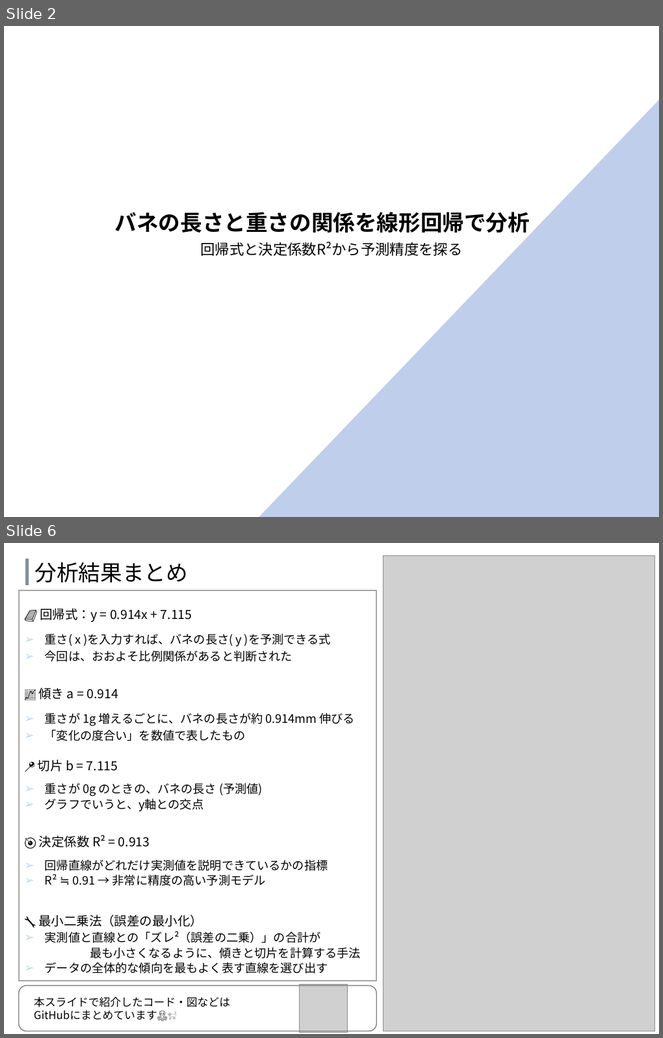
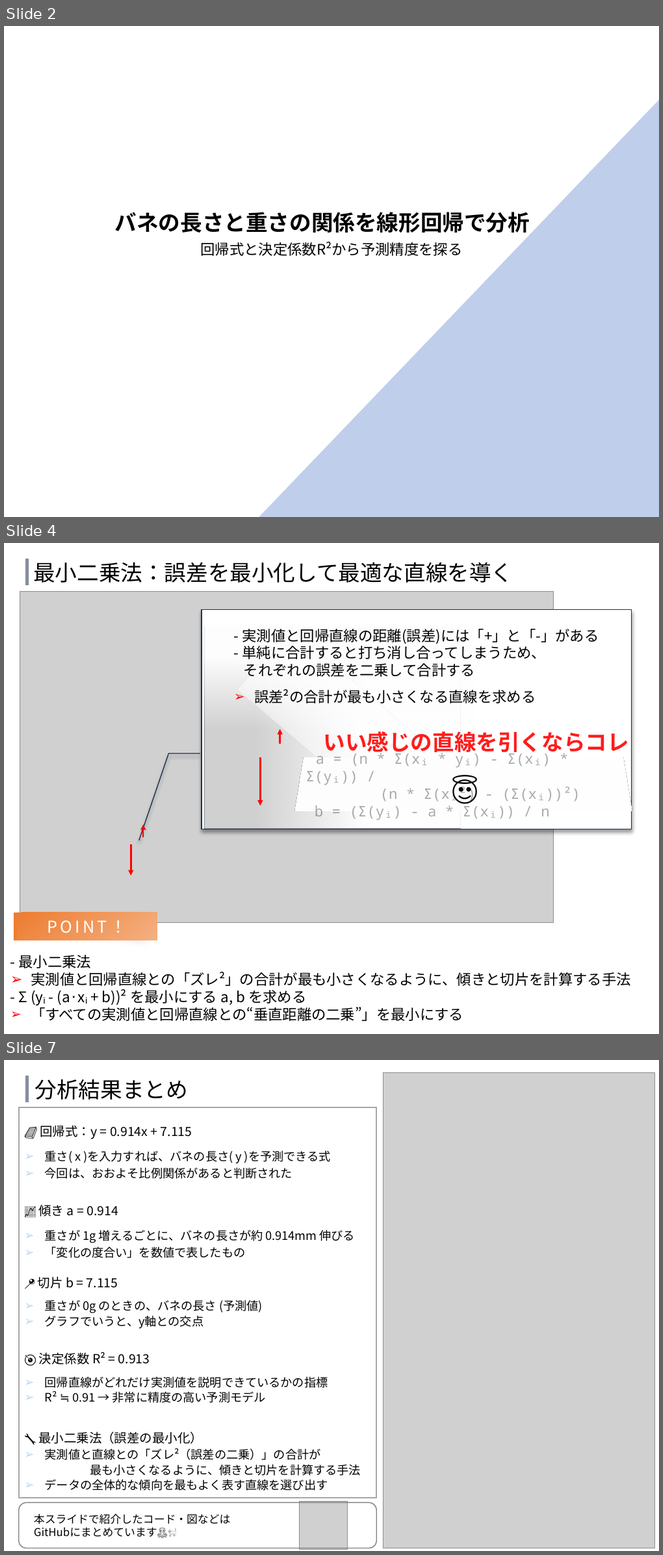
Before and after one commit to Yoshi-ystk/spring-regression-demo, a slide deck: slides/spring_regression.pptx. Shown one above the other, each under a label of ours: slides 2 and 6 before the commit, slides 2, 4 and 7 after it; the slides between them are not shown. The pictures are 663x1038 and 663x1555 pixels, drawn with LibreOffice and Linux fonts; fonts in the diff are those of the drawing; grey boxes stand for pictures. Boxes give left, top, right and bottom in pixels: in the first picture for what was removed or moved away, otherwise in the second. Text is boxed around its words. In the diff, an @@ line names an element or a change of style, - is before the commit and + after.

Commit message:
Add: スライドのに最小二乗法の項目を追加。表示画像の更新。

```diff
--- a/slides/spring_regression.pptx
+++ b/slides/spring_regression.pptx
@@ slide 4 added at bbox=[4, 543, 659, 1034], background #FFFFFF @@
@@ rectangle added at bbox=[25, 559, 29, 585], fill #44546A at 65% opacity @@
@@ text added at bbox=[33, 562, 513, 583], 24 pt, text #000000 @@
+最小二乗法：誤差を最小化して最適な直線を導く
@@ picture added at bbox=[20, 592, 554, 924] @@
@@ border callout added at bbox=[201, 610, 632, 829], fill #FFFFFF, outline #1E3256 1 pt @@
@@ picture added at bbox=[204, 626, 461, 828] @@
@@ rectangle added at bbox=[204, 623, 473, 729], fill gradient #FFFFFF @@
@@ rectangle added at bbox=[238, 628, 415, 796], fill gradient #FFFFFF @@
@@ text added at bbox=[243, 629, 599, 705], 16 pt, text #000000 @@
+- 実測値と回帰直線の距離(誤差)には「+」と「-」がある
+- 単純に合計すると打ち消し合ってしまうため、
+それぞれの誤差を二乗して合計する
+➢ 誤差²の合計が最も小さくなる直線を求める
@@ rectangle added at bbox=[255, 659, 461, 828], fill gradient #FFFFFF @@
@@ arrow added from (280, 743) to (280, 729), #FF0000 1.75 pt @@
@@ text added at bbox=[324, 731, 629, 757], 24 pt, text gradient #C00000 to #FF1C1C to #FFC000 to #FFFF00 to #92D050 to #00B050 to #00B0F0 to #0070C0 to #002060 to #7030A0, bold @@
+いい感じの直線を引くならコレ
@@ rectangle added at bbox=[300, 753, 627, 814], fill #FFFFFF, 16 pt, text #000000 at 32% opacity @@
+a = (n * Σ(xᵢ * yᵢ) - Σ(xᵢ) * Σ(yᵢ)) /
+(n * Σ(xᵢ²) - (Σ(xᵢ))²)
+b = (Σ(yᵢ) - a * Σ(xᵢ)) / n
@@ arrow added from (260, 757) to (260, 806), #FF0000 1.75 pt @@
@@ text added at bbox=[432, 757, 499, 815], 32 pt, text #000000 @@
+😇
@@ arrow added from (144, 838) to (144, 824), #FF0000 1.75 pt @@
@@ arrow added from (131, 845) to (131, 876), #FF0000 1.75 pt @@
@@ group added at bbox=[13, 910, 162, 956]: 3 rectangles, 1 text @@
+POINT！
@@ text added at bbox=[19, 955, 631, 1021], 16 pt, text #000000 @@
+- 最小二乗法
+➢ 実測値と回帰直線との「ズレ²」の合計が最も小さくなるように、傾きと切片を計算する手法
+- Σ (yᵢ - (a·xᵢ + b))² を最小にする a, b を求める
+➢ 「すべての実測値と回帰直線との“垂直距離の二乗”」を最小にする
@@ what was slide 6 is now slide 7 @@
```
Also in this commit, not shown: 3 slides changed, 1 other file.
